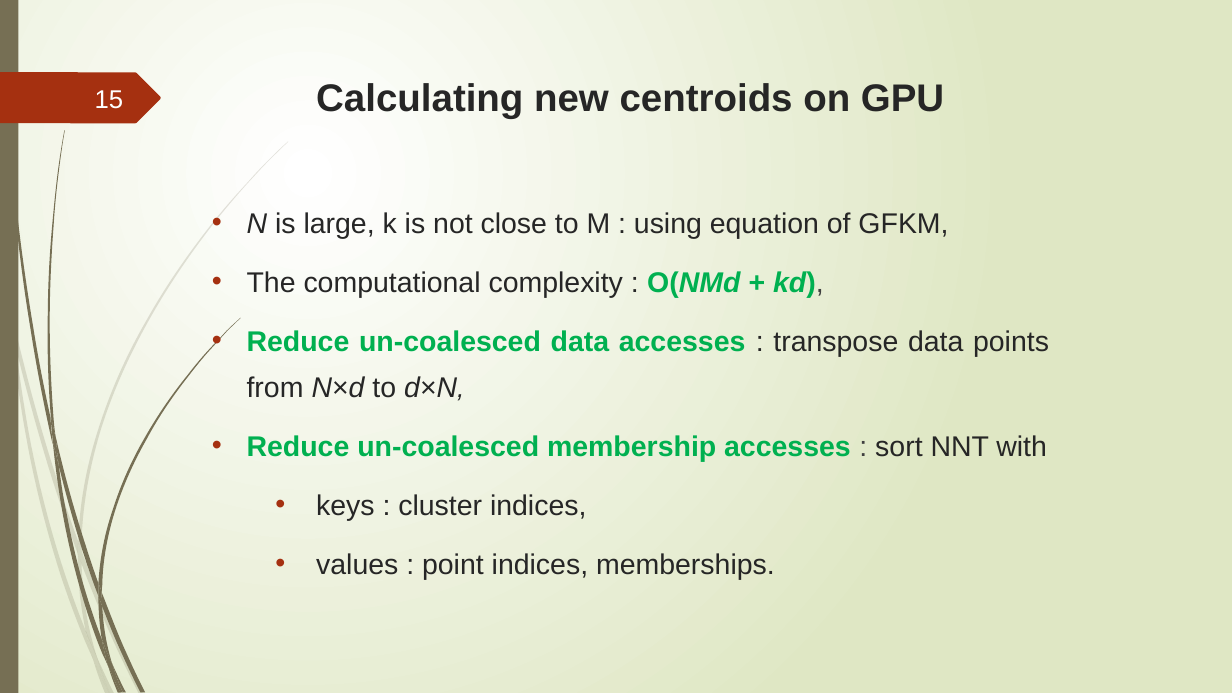
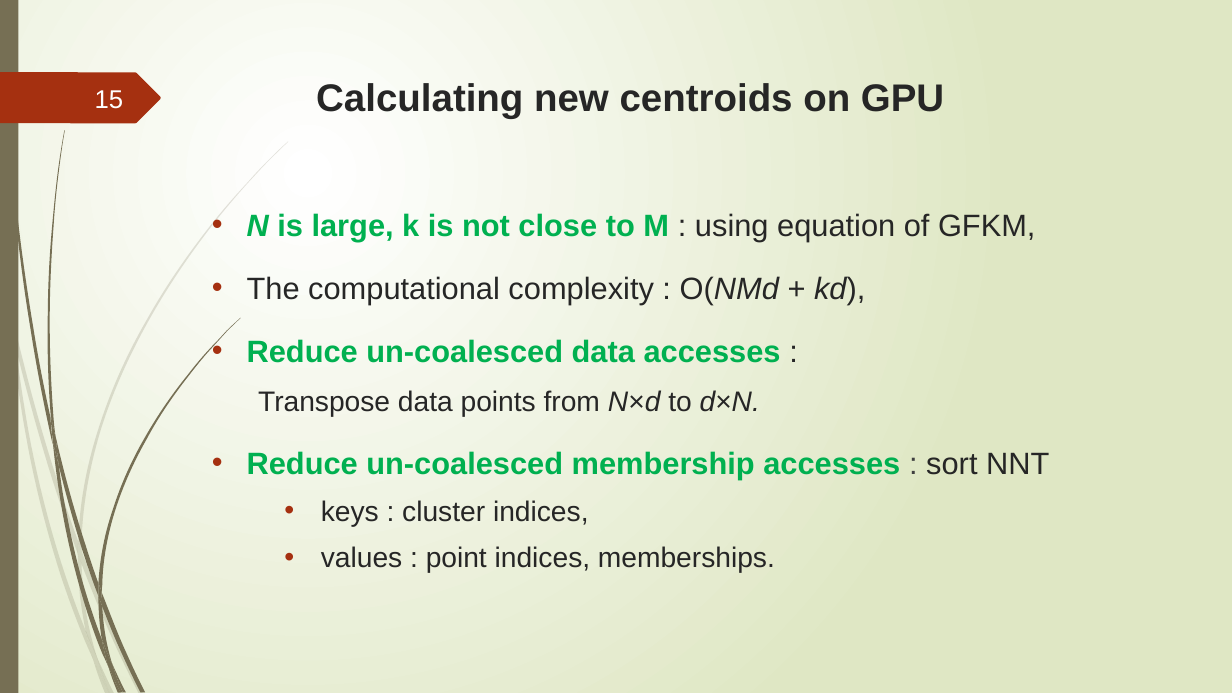
Before and after one commit to trungvdhp/master-ntou, a slide deck: slide 15 of ImageProcessing/Speeding up GFKM.pptx. Drawn at 1232x693 pixels with LibreOffice and Linux fonts; fonts in the diff are those of the drawing. Boxes give left, top, right and bottom in pixels: in the first picture for what was removed or moved away, otherwise in the second. Text is boxed around its words. In the diff, an @@ line names an element or a change of style, - is before the commit and + after.

```diff
--- a/ImageProcessing/Speeding up GFKM.pptx
+++ b/ImageProcessing/Speeding up GFKM.pptx
@@ text at <box>247,213,1035,573</box>: size 22.2 to 24 pt in "N is large, k is not close ...", "The computational complexity : O(NMd + kd),"; text colour #262626 to #00B050, bold on in "N is large, k is not close ..."; text colour #00B050 to #262626, bold off in "O(NMd + kd),"; text colour #404040 to #262626 in "kd),"; size 22.2 to 22 pt in "keys : cluster indices,", "values : point indices, memberships."; indent changed; line spacing 1.35 to 1.25; less space between paragraphs @@
@@ text at <box>247,339,1049,480</box>: text changed; size 22.2 to 24 pt @@
-• Reduce un-coalesced data accesses : transpose data points from N×d to d×N,
-• Reduce un-coalesced membership accesses : sort NNT with
+• Reduce un-coalesced data accesses :
+Transpose data points from N×d to d×N.
+• Reduce un-coalesced membership accesses : sort NNT
```
Also in this commit, not shown: 21 other slides changed, 1 other file.
